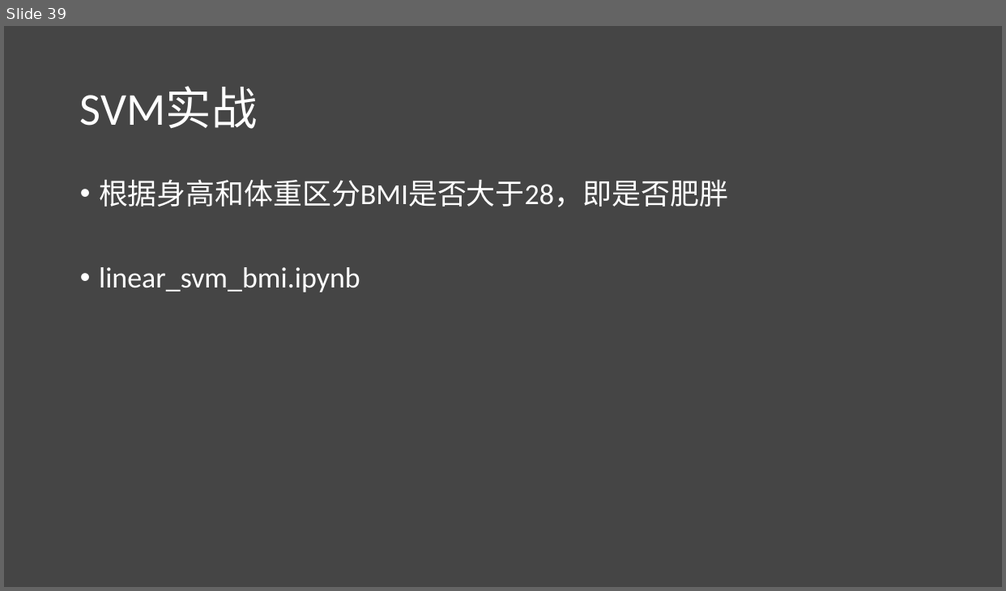
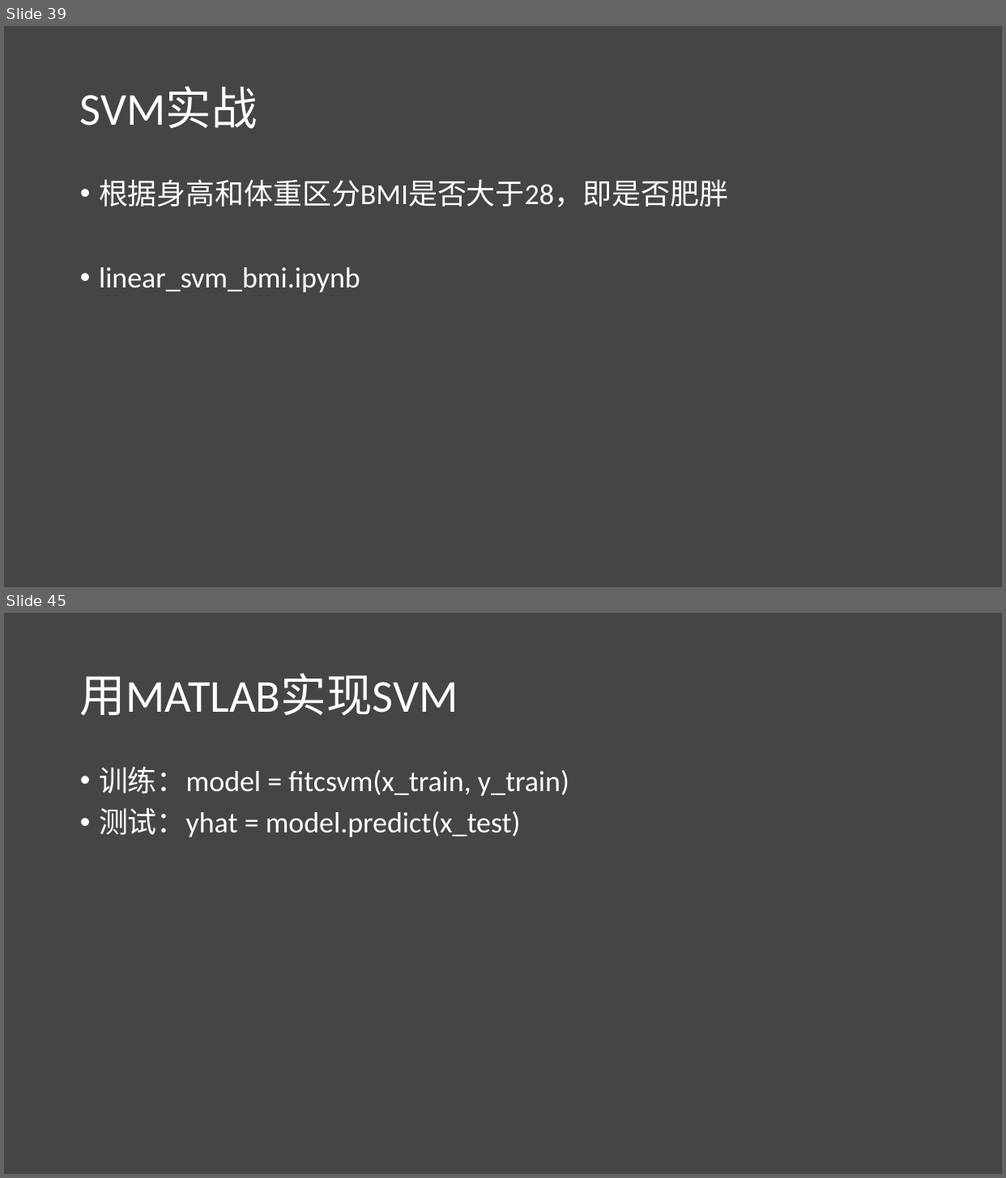
Before and after one commit to lichao312214129/lc_rsfmri_tools_python, a slide deck: The_first_ml_training/第一届机器学习实战班.pptx. Shown one above the other, each under a label of ours: slide 39 before the commit, slides 39 and 45 after it; the slides between them are not shown. The pictures are 1006x591 and 1006x1178 pixels, drawn with LibreOffice and Linux fonts; fonts in the diff are those of the drawing. Boxes give left, top, right and bottom in pixels: in the first picture for what was removed or moved away, otherwise in the second. Text is boxed around its words. In the diff, an @@ line names an element or a change of style, - is before the commit and + after.

```diff
--- a/The_first_ml_training/第一届机器学习实战班.pptx
+++ b/The_first_ml_training/第一届机器学习实战班.pptx
@@ slide 45 added at [4, 613, 1002, 1174], background #454545 @@
@@ title added at [80, 673, 458, 716], 44 pt, text #FFFFFF @@
+用MATLAB实现SVM
@@ text added at [99, 766, 569, 837], 28 pt, text #FFFFFF @@
+• 训练：model = fitcsvm(x_train, y_train)
+• 测试：yhat = model.predict(x_test)
```
Also in this commit, not shown: 1 slide changed, 5 other slides added, 1 slide removed.
